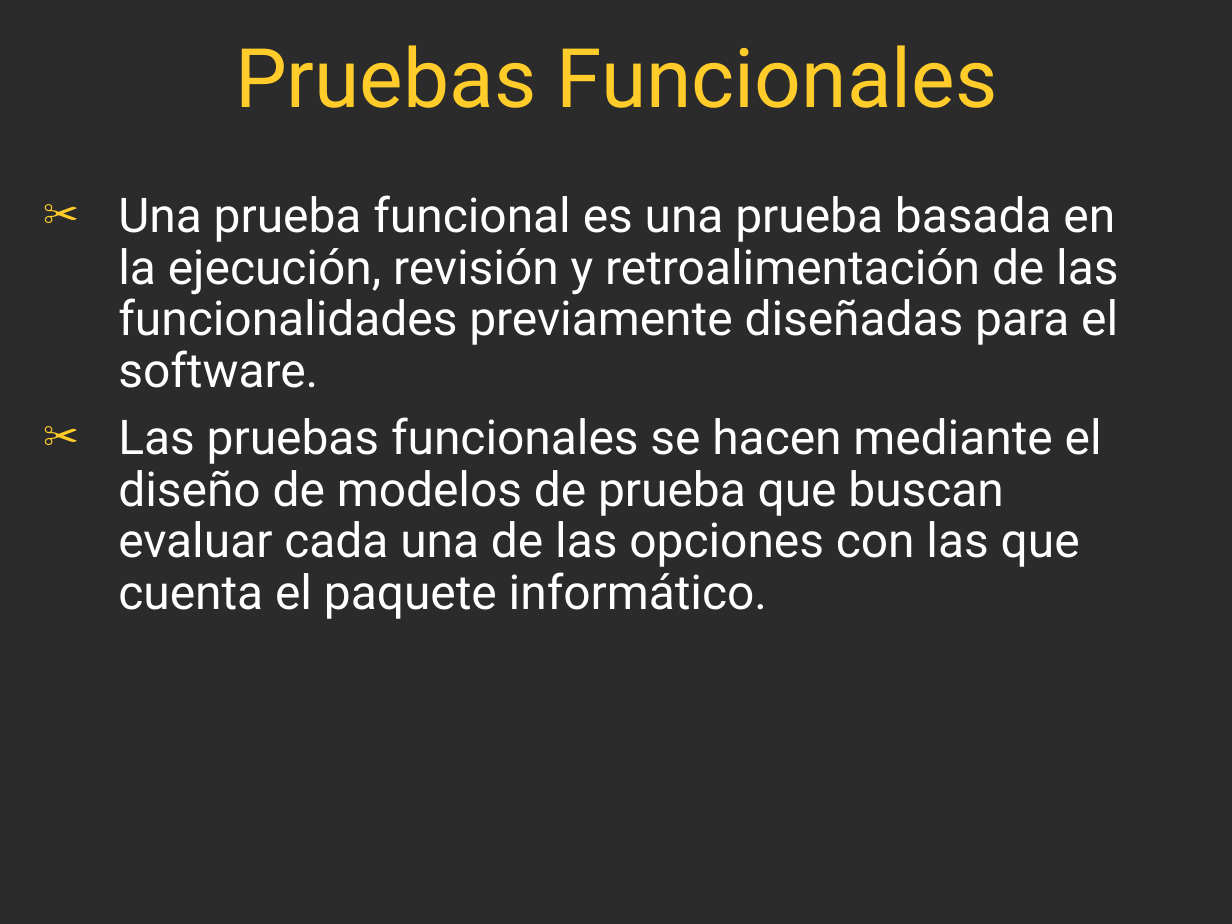
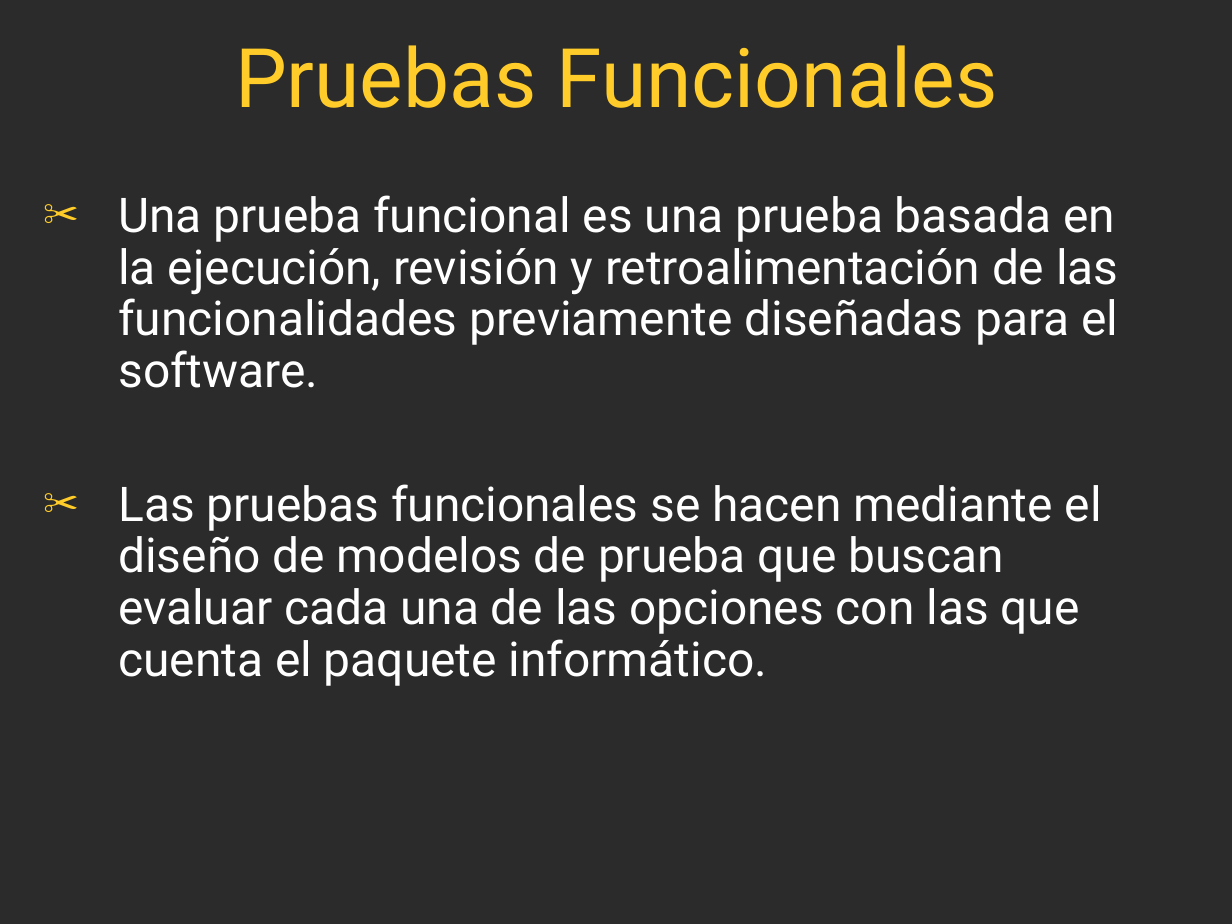
Before and after one commit to FedeDavila1984/utn_prog_y_lab_II, a slide deck: slide 7 of PPTs/ProgramacionII_Clase_16-2017.ppt. Drawn at 1232x924 pixels with LibreOffice and Linux fonts; fonts in the diff are those of the drawing; background and template pictures are left out; a plain dark background stands for a picture behind light text. Boxes give left, top, right and bottom in pixels: in the first picture for what was removed or moved away, otherwise in the second. Text is boxed around its words. In the diff, an @@ line names an element or a change of style, - is before the commit and + after.

```diff
--- a/PPTs/ProgramacionII_Clase_16-2017.ppt
+++ b/PPTs/ProgramacionII_Clase_16-2017.ppt
@@ text "Una prueba funcional es una ..." rewrapped from <box>118,195,1118,619</box> to <box>118,195,1118,686</box> @@
```
Also in this commit, not shown: 2 other slides changed, 10 slides added, 41 other files.
